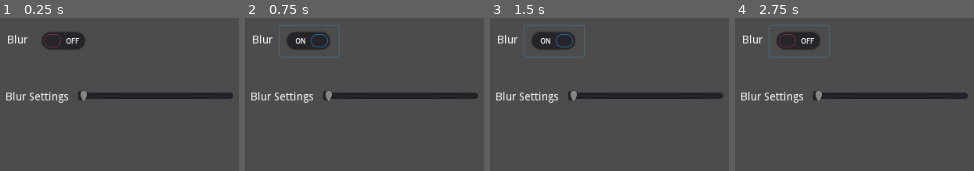
Above: before the commit, frames 1-4 (left to right).
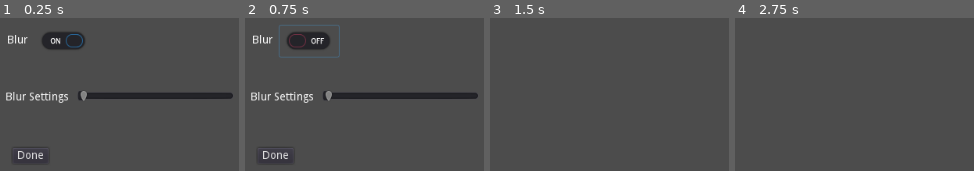
Above: after the commit, the same moments.

Repository: ihave13digits/The13
Game: Godot game, scene res://scene/ui/Settings.tscn
The game is run twice, just before and just after one commit, with the same random seed, the same clock (stepped at 60 frames per second) and the same inputs. This scene is started directly instead of the project's main scene. Sound files missing from this copy of the repository are replaced by a short silence.
Inputs (mouse positions are in pixels of both pictures, inside the frame that each line leads up to):
- Up to frame 1 (0.25 s): no input
- Up to frame 2 (0.75 s): click "Blur" at 0.5 s
- Up to frame 3 (1.5 s): click (521, 155) at 1.25 s, where only the run after the commit has a clickable "Done"
- Up to frame 4 (2.75 s): tap Enter at 2 s; move the mouse to (outside the picture) at 2.02 s; hold D (strafe_right) from 2.03 s (still down); hold Right mouse button (aim_flashlight) from 2.03 s (still down)

The runs differ from the first frame. In frame 1, 0.8% of the frame differs, in the area x 7-35%, y 10-93%; in frame 2, 0.8%; in frame 3, 5.9%, in the area x 2-98%, y 4-56%; in frame 4, 5.9%.
Error before the commit: Invalid get index 'dof_far_blur_enabled' (on base: 'WorldEnvironment'). (res://scene/ui/Settings.gd:23)

Commit message:
Configured settings updates

Diff:
--- a/data/Data.gd
+++ b/data/Data.gd
@@ -1,6 +1,8 @@
 extends Node
 
 var trigger_worm = false
+
+var env
 
 var footstep = {
 	'dirt' : [
@@ -14,3 +16,7 @@
 	'player' : preload("res://scene/entity/Player.tscn"),
 	'worm' : preload("res://scene/entity/Worm.tscn"),
 	}
+
+func _ready():
+	env = WorldEnvironment.new()
+	env.set_environment(load("res://default_env.tres"))
--- a/scene/Game.gd
+++ b/scene/Game.gd
@@ -11,12 +11,17 @@
 	add_child(player)
 	player.connect('update_cursor', self, 'update_cursor')
 	player.connect('triggered_event', self, 'spawn')
+	player.connect('pause_game', self, 'toggle_pause')
 
 func update_cursor():
 	if player.cursor.get_collider() != null:
 		cursor.modulate = Color(1.0, 1.0, 1.0, 0.5)
 	else:
 		cursor.modulate = Color(1.0, 1.0, 1.0, 0.125)
+
+func toggle_pause():
+	var menu = load("res://scene/ui/Settings.tscn").instance()
+	add_child(menu)
 
 func spawn(m='worm'):
 	match m:
--- a/scene/entity/Player.gd
+++ b/scene/entity/Player.gd
@@ -1,5 +1,6 @@
 extends KinematicBody
 
+signal pause_game
 signal update_cursor
 signal triggered_event
 
@@ -79,9 +80,11 @@
 		elif Input.get_mouse_mode() != Input.MOUSE_MODE_CAPTURED:
 			Input.set_mouse_mode(Input.MOUSE_MODE_CAPTURED)
 			has_control = true
+		emit_signal("pause_game")
 
 	if Input.is_action_just_pressed("use_item"):
 		use_item()
+
 	if Input.is_action_pressed("aim_flashlight"):
 		aiming = true
 		flashlight.translation = Vector3(-0.125, -0.05, 0)
--- a/scene/ui/Settings.gd
+++ b/scene/ui/Settings.gd
@@ -1,26 +1,29 @@
 extends CanvasLayer
-
-var env
 
 
 
-# Called when the node enters the scene tree for the first time.
 func _ready():
-	env = WorldEnvironment.new()
-	env.set_environment(load("res://default_env.tres"))
+	if Data.env.environment.dof_blur_far_enabled:
+		$Center/ToggleBlur.pressed = true
+	else:
+		$Center/ToggleBlur.pressed = false
 
 
-# Called every frame. 'delta' is the elapsed time since the previous frame.
-#func _process(delta):
-#	pass
 
-
-###func _on_BlurSettings_value_changed(value):
-	#pass # Replace with function body.
-
+func _on_BlurSettings_value_changed(value):
+	match int(value):
+		0:
+			Data.env.environment.dof_blur_far_quality = Environment.DOF_BLUR_QUALITY_LOW
+		1:
+			Data.env.environment.dof_blur_far_quality = Environment.DOF_BLUR_QUALITY_MEDIUM
+		2:
+			Data.env.environment.dof_blur_far_quality = Environment.DOF_BLUR_QUALITY_HIGH
 
 func _on_ToggleBlur_button_up():
-	if !env.dof_far_blur_enabled:
-		env.dof_far_blur_enabled = true
+	if $Center/ToggleBlur.pressed:
+		Data.env.environment.dof_blur_far_enabled = true
 	else:
-		env.dof_far_blur_enabled = false
+		Data.env.environment.dof_blur_far_enabled = false
+
+func _on_Done_button_up():
+	queue_free()
--- a/scene/ui/Settings.tscn
+++ b/scene/ui/Settings.tscn
@@ -23,6 +23,8 @@
 margin_top = -175.745
 margin_right = -189.392
 margin_bottom = -115.745
+max_value = 2.0
+rounded = true
 __meta__ = {
 "_edit_use_anchors_": false
 }
@@ -53,5 +55,13 @@
 "_edit_use_anchors_": false
 }
 
+[node name="Done" type="Button" parent="Center"]
+margin_left = -472.0
+margin_top = -80.0
+margin_right = -426.0
+margin_bottom = -60.0
+text = "Done"
+
 [connection signal="value_changed" from="Center/BlurSettings" to="." method="_on_BlurSettings_value_changed"]
 [connection signal="button_up" from="Center/ToggleBlur" to="." method="_on_ToggleBlur_button_up"]
+[connection signal="button_up" from="Center/Done" to="." method="_on_Done_button_up"]
